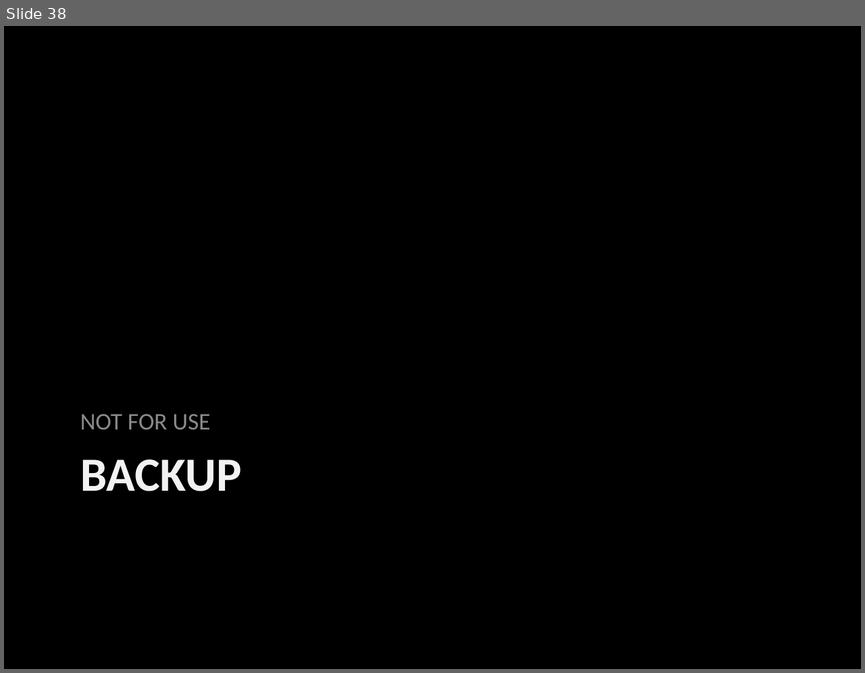
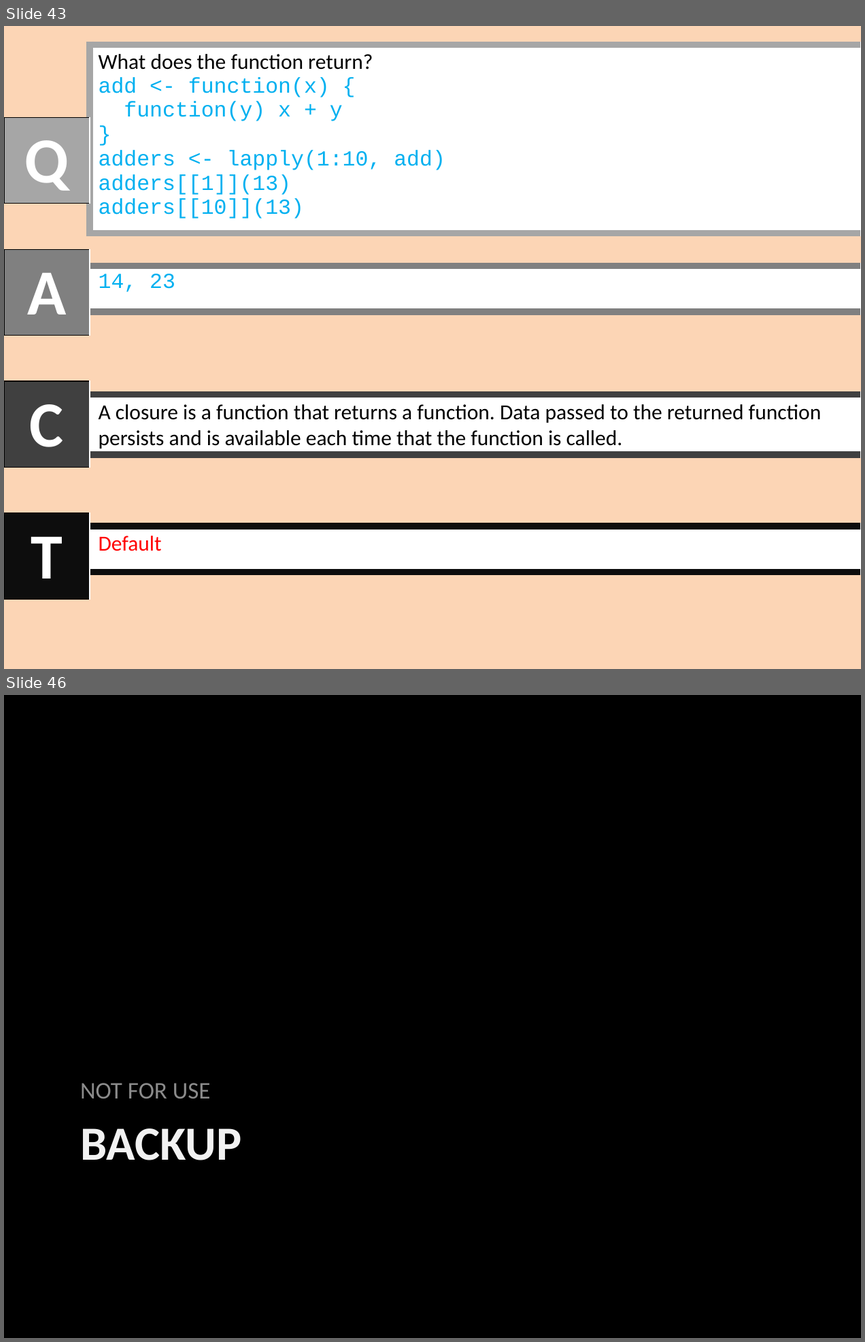
Before and after one commit to sunbee/R-How-To, a slide deck: LearnR Lessons Functions FunctionComponents.pptx. Shown one above the other, each under a label of ours: slide 38 before the commit, slides 43 and 46 after it; the slides between them are not shown. The pictures are 865x673 and 865x1342 pixels, drawn with LibreOffice and Linux fonts; fonts in the diff are those of the drawing. Boxes give left, top, right and bottom in pixels: in the first picture for what was removed or moved away, otherwise in the second. Text is boxed around its words. In the diff, an @@ line names an element or a change of style, - is before the commit and + after.

```diff
--- a/LearnR Lessons Functions FunctionComponents.pptx
+++ b/LearnR Lessons Functions FunctionComponents.pptx
@@ slide 43 added at [4, 26, 861, 669], background #FCD5B5 @@
@@ table added at [90, 45, 861, 233], 1 rows, 1 columns @@
+What does the function return? / add <- function(x) { / function(y) x + y / } / adders <- lapply(1:10, add) / adders[[1]](13) / adders[[10]](13)
@@ table added at [4, 118, 90, 203], 1 rows, 1 columns @@
+Q
@@ table added at [4, 250, 90, 335], 1 rows, 1 columns @@
+A
@@ table added at [90, 266, 861, 312], 1 rows, 1 columns @@
+14, 23
@@ table added at [4, 381, 90, 467], 1 rows, 1 columns @@
+C
@@ table added at [90, 395, 861, 454], 1 rows, 1 columns @@
+A closure is a function that returns a function. Data passed to the returned function persists and is available each time that the function is called.
@@ table added at [4, 513, 90, 599], 1 rows, 1 columns @@
+T
@@ table added at [90, 526, 861, 571], 1 rows, 1 columns @@
+Default
@@ what was slide 38 is now slide 46 @@
```
Also in this commit, not shown: 4 slides changed, 8 other slides added, 4 other files.
